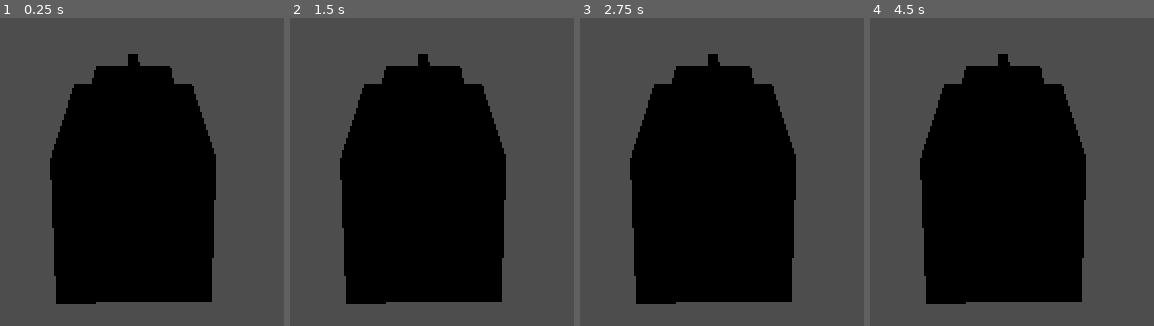
Above: before the commit, frames 1-4 (left to right).
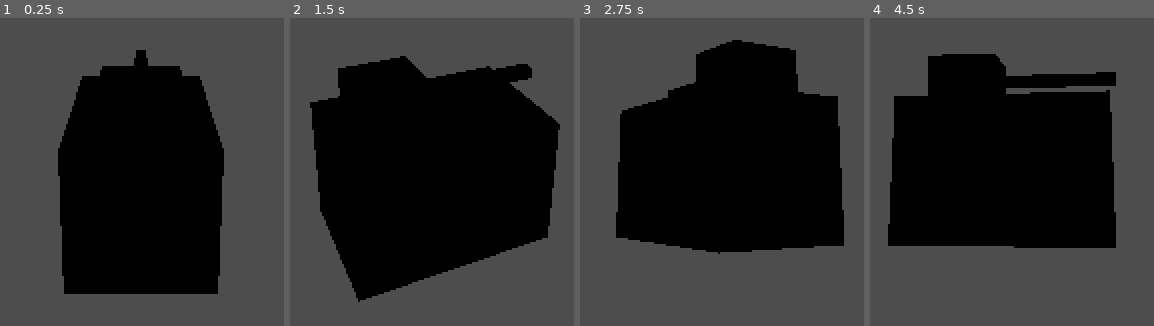
Above: after the commit, the same moments.

Repository: Coolfool3080/QuickTank
Game: Godot game, scene res://assets/player_tank.tscn
Two runs of this game, one before a commit and one after it. Both use one fixed random seed, a clock stepped at 60 frames per second and the inputs below. Before the commit the project has no main scene; this scene is started directly in both runs.
Inputs (mouse positions are in pixels of both pictures, inside the frame that each line leads up to):
- Up to frame 1 (0.25 s): no input
- Up to frame 2 (1.5 s): tap Enter (ui_accept) at 0.5, 0.77, 1.25 s; move the mouse to (outside the picture) at 0.52 s; hold Right (ui_right) 0.53-1.28 s; move the mouse to (outside the picture) at 1.27 s; hold Down (ui_down) from 1.28 s (still down)
- Up to frame 3 (2.75 s): tap Enter (ui_accept) at 1.52, 2 s; move the mouse to (outside the picture) at 2.02 s; release Down (ui_down) at 2.03 s; hold Right (ui_right) from 2.03 s (still down)
- Up to frame 4 (4.5 s): tap Enter (ui_accept) at 2.75, 3.02, 3.5, 3.77, 4.25 s; move the mouse to (932, 230) at 2.77 s; release Right (ui_right) at 2.78 s; hold Up (ui_up) 2.78-3.53 s; move the mouse to (outside the picture) at 3.52 s; hold Left (ui_left) from 3.53 s (still down); move the mouse to (outside the picture) at 4.27 s

The runs differ from the first frame. In frame 1, 5.9% of the frame differs, in the area x 17-79%, y 10-93%; in frame 2, 21%; in frame 3, 25%; in frame 4, 25%, in the area x 6-87%, y 11-93%.

Commit message:
Added ability to look around with mouse
Further changes:
- changed node structure for player tank in order to have more flexible camera movement abilities.
- renamed nodes of the player tank to more specific names.
- changed orientation of tank again.

Additional:
- need help figuring out why vertical mouse movements translate to the z axis on the testing level and not the y axis. Located in script file camera_controller line 26

Diff:
--- a/assets/player_tank.tscn
+++ b/assets/player_tank.tscn
@@ -1,6 +1,6 @@
 [gd_scene load_steps=8 format=3 uid="uid://di137jxkg0i6h"]
 
-[ext_resource type="Script" uid="uid://bsi88enr6xl7w" path="res://scripts/player_tank.gd" id="1_x57s6"]
+[ext_resource type="Script" uid="uid://caysg58cfc8q4" path="res://scripts/tank.gd" id="1_pdhg8"]
 [ext_resource type="Script" uid="uid://1syxfwp1riao" path="res://scripts/camera_controller.gd" id="2_pdhg8"]
 
 [sub_resource type="BoxShape3D" id="BoxShape3D_ugdkx"]
@@ -15,35 +15,39 @@
 
 [sub_resource type="BoxMesh" id="BoxMesh_pdhg8"]
 
-[node name="tank" type="CharacterBody3D"]
+[node name="player_tank" type="Node3D"]
 transform = Transform3D(-1, 0, -8.74228e-08, 0, 1, 0, 8.74228e-08, 0, -1, 0, 0, 0)
-script = ExtResource("1_x57s6")
 
-[node name="tank_body" type="CollisionShape3D" parent="."]
+[node name="tank" type="CharacterBody3D" parent="." groups=["Player"]]
+transform = Transform3D(-1, 0, -8.74228e-08, 0, 1, 0, 8.74228e-08, 0, -1, 0, 0, 0)
+script = ExtResource("1_pdhg8")
+
+[node name="tank_body_phys_box" type="CollisionShape3D" parent="tank"]
 transform = Transform3D(-4.37114e-08, 0, 1, 0, 1, 0, -1, 0, -4.37114e-08, 0, 0, 0)
 shape = SubResource("BoxShape3D_ugdkx")
 
-[node name="MeshInstance3D" type="MeshInstance3D" parent="tank_body"]
+[node name="tank_body_model" type="MeshInstance3D" parent="tank/tank_body_phys_box"]
 transform = Transform3D(1.5, 0, 0, 0, 1, 0, 0, 0, 1, 0, 0, 0)
 mesh = SubResource("BoxMesh_ugdkx")
-skeleton = NodePath("../..")
+skeleton = NodePath("../../..")
 
-[node name="CollisionShape3D" type="CollisionShape3D" parent="."]
-transform = Transform3D(-4.37114e-08, 0, 1, 0, 1, 0, -1, 0, -4.37114e-08, 0, 0.674, 0.166)
+[node name="tank_head_phys_box" type="CollisionShape3D" parent="tank"]
+transform = Transform3D(-4.37114e-08, 0, -1, 0, 1, 0, 1, 0, -4.37114e-08, 8.74228e-08, 0.674, -0.334)
 shape = SubResource("BoxShape3D_x57s6")
 
-[node name="MeshInstance3D2" type="MeshInstance3D" parent="CollisionShape3D"]
+[node name="tank_head_model" type="MeshInstance3D" parent="tank/tank_head_phys_box"]
 transform = Transform3D(0.504323, 0, 0, 0, 0.343149, 0, 0, 0, 0.5417, 0, 0, 0)
 mesh = SubResource("BoxMesh_x57s6")
-skeleton = NodePath("../..")
+skeleton = NodePath("../../..")
 
-[node name="MeshInstance3D" type="MeshInstance3D" parent="CollisionShape3D"]
+[node name="tank_barrel_model" type="MeshInstance3D" parent="tank/tank_head_phys_box"]
 transform = Transform3D(0.883216, 0, 0, 0, 0.082872, 0, 0, 0, 0.0970361, 0.692755, 0, 0)
 mesh = SubResource("BoxMesh_pdhg8")
 
-[node name="Camera_Controller" type="Node3D" parent="."]
+[node name="camera_controller" type="Node3D" parent="."]
 transform = Transform3D(-4.37114e-08, 0, 1, 0, 1, 0, -1, 0, -4.37114e-08, 0, 0, 0)
 script = ExtResource("2_pdhg8")
 
-[node name="Camera3D" type="Camera3D" parent="Camera_Controller"]
-transform = Transform3D(-0.0139622, 0.246975, -0.968921, 0, 0.969016, 0.246999, 0.999903, 0.00344865, -0.0135296, -4, 2, 0)
+[node name="Camera3D" type="Camera3D" parent="camera_controller"]
+transform = Transform3D(-4.37114e-08, 0.258819, -0.965926, 0, 0.965926, 0.258819, 1, 1.13133e-08, -4.22219e-08, -4, 2, 0)
+current = true
--- a/levels/testing_level.tscn
+++ b/levels/testing_level.tscn
@@ -11,5 +11,5 @@
 [node name="DirectionalLight3D" type="DirectionalLight3D" parent="."]
 transform = Transform3D(1, 0, 0, 0, 0.877874, 0.478891, 0, -0.478891, 0.877874, 0, 29.2687, 0)
 
-[node name="tank" parent="." instance=ExtResource("1_m2onx")]
+[node name="player_tank" parent="." instance=ExtResource("1_m2onx")]
 transform = Transform3D(-1, 0, -8.74228e-08, 0, 1, 0, 8.74228e-08, 0, -1, 0, 1, 0)
--- a/project.godot
+++ b/project.godot
@@ -11,5 +11,6 @@
 [application]
 
 config/name="QuickTanks"
+run/main_scene="uid://di137jxkg0i6h"
 config/features=PackedStringArray("4.4", "Forward Plus")
 config/icon="res://icon.svg"
--- a/scripts/camera_controller.gd
+++ b/scripts/camera_controller.gd
@@ -1,11 +1,27 @@
 extends Node3D
 
+var player
+@export var sensitivity := 5
 
 # Called when the node enters the scene tree for the first time.
 func _ready():
+	player = get_tree().get_nodes_in_group("Player")[0]
 	pass # Replace with function body.
 
 
 # Called every frame. 'delta' is the elapsed time since the previous frame.
-func _process(delta):
+func _process(_delta):
+	global_position = player.global_position
 	pass
+
+# handles camera look angle relative to mouse movement
+# mouse input x and y values are divided by 1000 to create 1:1 translation from 2D to 3D
+# clamp function limits up and down camera look angle,
+# 2nd argument = upper bounds, 3rd argumment = lower bounds
+func _input(event):
+	if event is InputEventMouseMotion:
+		var temp_rotation = rotation.z - event.relative.y / 1000 * sensitivity
+		temp_rotation = clamp(temp_rotation, -0.5, 0.5)
+
+		rotation.z = temp_rotation
+		rotation.y -= event.relative.x / 1000 * sensitivity
Not shown, removed: scripts/player_tank.gd.uid
Renamed: scripts/player_tank.gd -> scripts/tank.gd
Not shown, added: scripts/tank.gd.uid
